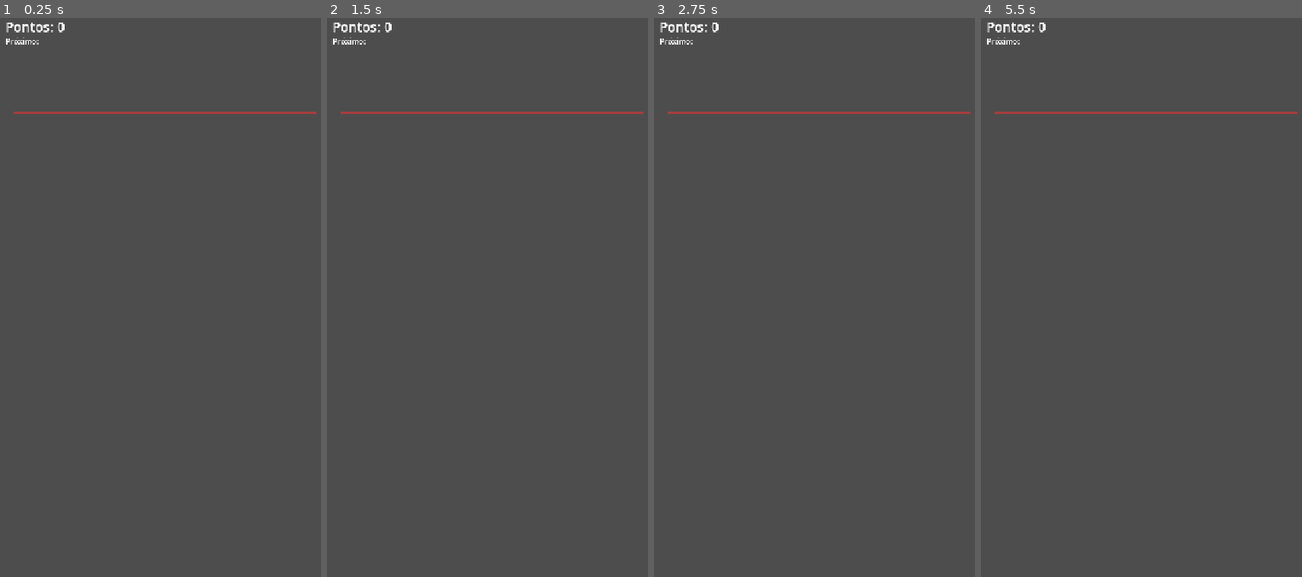
Above: before the commit, frames 1-4 (left to right).
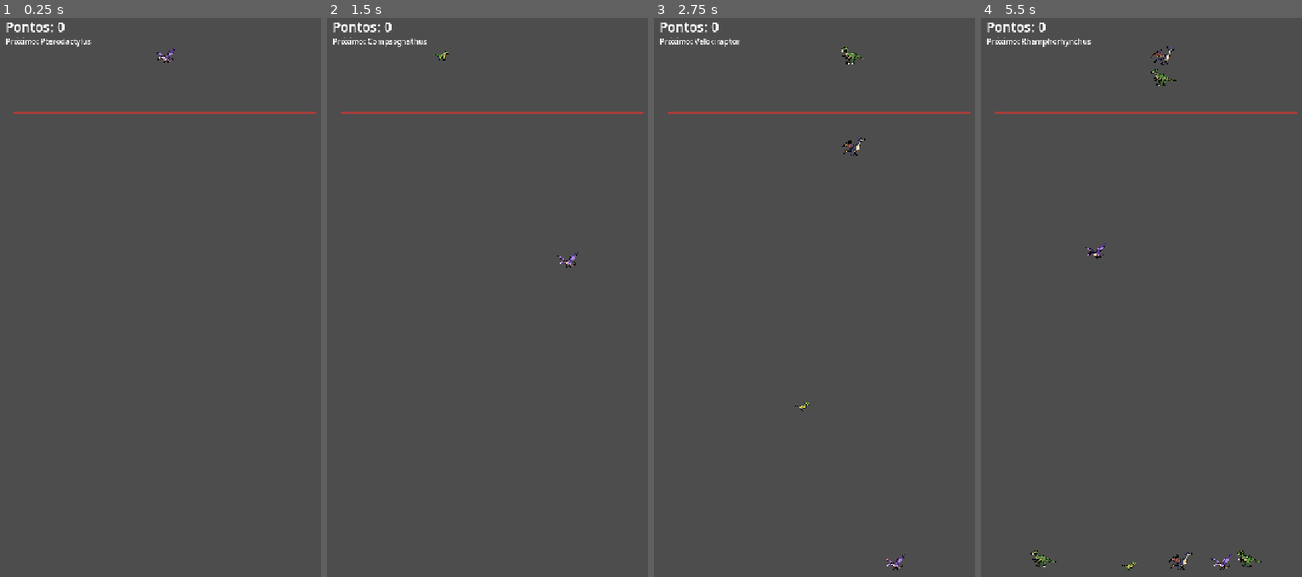
Above: after the commit, the same moments.

Repository: PedroHBGuimaraes/dino-merge
Game: Godot game, scene res://scenes/Main.tscn
Two runs of this game, one before a commit and one after it. Both use one fixed random seed, a clock stepped at 60 frames per second and the inputs below. Sound files missing from this copy of the repository are replaced by a short silence.
Inputs (mouse positions are in pixels of both pictures, inside the frame that each line leads up to):
- Up to frame 1 (0.25 s): no input
- Up to frame 2 (1.5 s): tap Enter at 0.5 s; move the mouse to (567, 280) at 0.52 s; click (567, 280) at 0.67 s; tap Space at 1.25 s; drag from (423, 342) to (474, 437) at 1.27 s
- Up to frame 3 (2.75 s): move the mouse to (853, 180) at 2.02 s; click (853, 180) at 2.17 s
- Up to frame 4 (5.5 s): drag from (1128, 437) to (1041, 219) at 2.77 s; move the mouse to (1247, 403) at 3.52 s; click (1247, 403) at 3.67 s; drag from (1041, 219) to (1093, 157) at 4.27 s; move the mouse to (1163, 314) at 5.02 s; click (1163, 314) at 5.17 s

The runs differ from the first frame. In frame 1, 0.1% of the frame differs, in the area x 12-55%, y 3-9%; in frame 2, 0.2%; in frame 3, 0.3%; in frame 4, 0.7%, in the area x 12-88%, y 3-99%.
Error before the commit: Parse Error: Cannot infer the type of "scale_factor" variable because the value doesn't have a set type. (res://scripts/dino.gd:28)

Commit message:
Fix GDScript type-inference errors caught by headless smoke test
dino.gd and spawner_preview.gd used `:=` on `max(...)` results, which
GDScript 4.6 can't statically type (max() is variadic) -- it infers
Variant and treats that as a hard parse error, which failed to load
both scripts entirely. Cascaded into spawner_preview's node losing its
script (SpawnerPreview showed as a plain Node2D, so main.gd's
set_level() call crashed at startup).

Found by running the actual Godot 4.6.3 executable headless
(--headless --path .) and grepping for SCRIPT ERROR/Parse Error/
Invalid call, plus a disposable regression scene that exercised
GameManager's score/high-score/persistence logic end-to-end (14/14
assertions passed, then cleaned up its own save-file artifact and the
scene itself). Also commits the .gd.uid sidecar files Godot generates
on first load.

Diff:
--- a/project.godot
+++ b/project.godot
@@ -30,8 +30,8 @@
 
 [physics]
 
+3d/physics_engine="Jolt Physics"
 2d/default_gravity=1600
-3d/physics_engine="Jolt Physics"
 
 [rendering]
 
--- a/scripts/dino.gd
+++ b/scripts/dino.gd
@@ -24,8 +24,8 @@
 		sprite.texture = lvl.texture
 		sprite.visible = true
 		var tex_size := lvl.texture.get_size()
-		var largest_side := max(tex_size.x, tex_size.y, 1.0)
-		var scale_factor := (lvl.radius * 2.0) / largest_side
+		var largest_side: float = max(tex_size.x, tex_size.y, 1.0)
+		var scale_factor: float = (lvl.radius * 2.0) / largest_side
 		sprite.scale = Vector2(scale_factor, scale_factor)
 	else:
 		sprite.visible = false
--- a/scripts/spawner_preview.gd
+++ b/scripts/spawner_preview.gd
@@ -13,9 +13,9 @@
 	var lvl := DinoChain.get_level(level_index)
 	if lvl.texture:
 		var tex_size := lvl.texture.get_size()
-		var largest_side := max(tex_size.x, tex_size.y, 1.0)
-		var scale_factor := (lvl.radius * 2.0) / largest_side
-		var draw_size := tex_size * scale_factor
+		var largest_side: float = max(tex_size.x, tex_size.y, 1.0)
+		var scale_factor: float = (lvl.radius * 2.0) / largest_side
+		var draw_size: Vector2 = tex_size * scale_factor
 		draw_texture_rect(lvl.texture, Rect2(-draw_size / 2.0, draw_size), false)
 	else:
 		draw_circle(Vector2.ZERO, lvl.radius, lvl.color)
Not shown, added: scripts/dino.gd.uid
Not shown, added: scripts/dino_chain.gd.uid
Not shown, added: scripts/dino_level.gd.uid
Not shown, added: scripts/game_manager.gd.uid
Not shown, added: scripts/main.gd.uid
Not shown, added: scripts/spawner_preview.gd.uid
